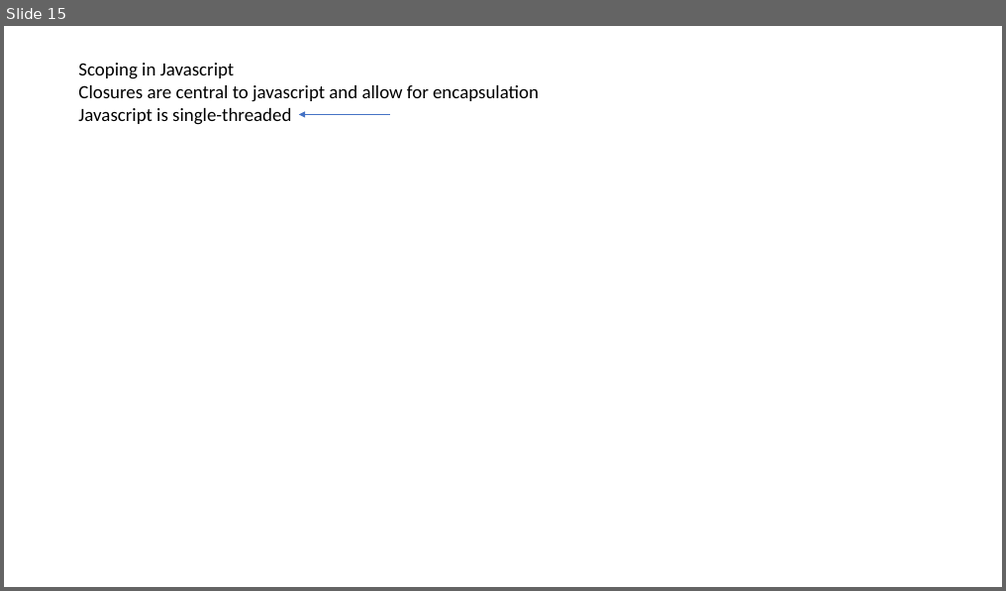
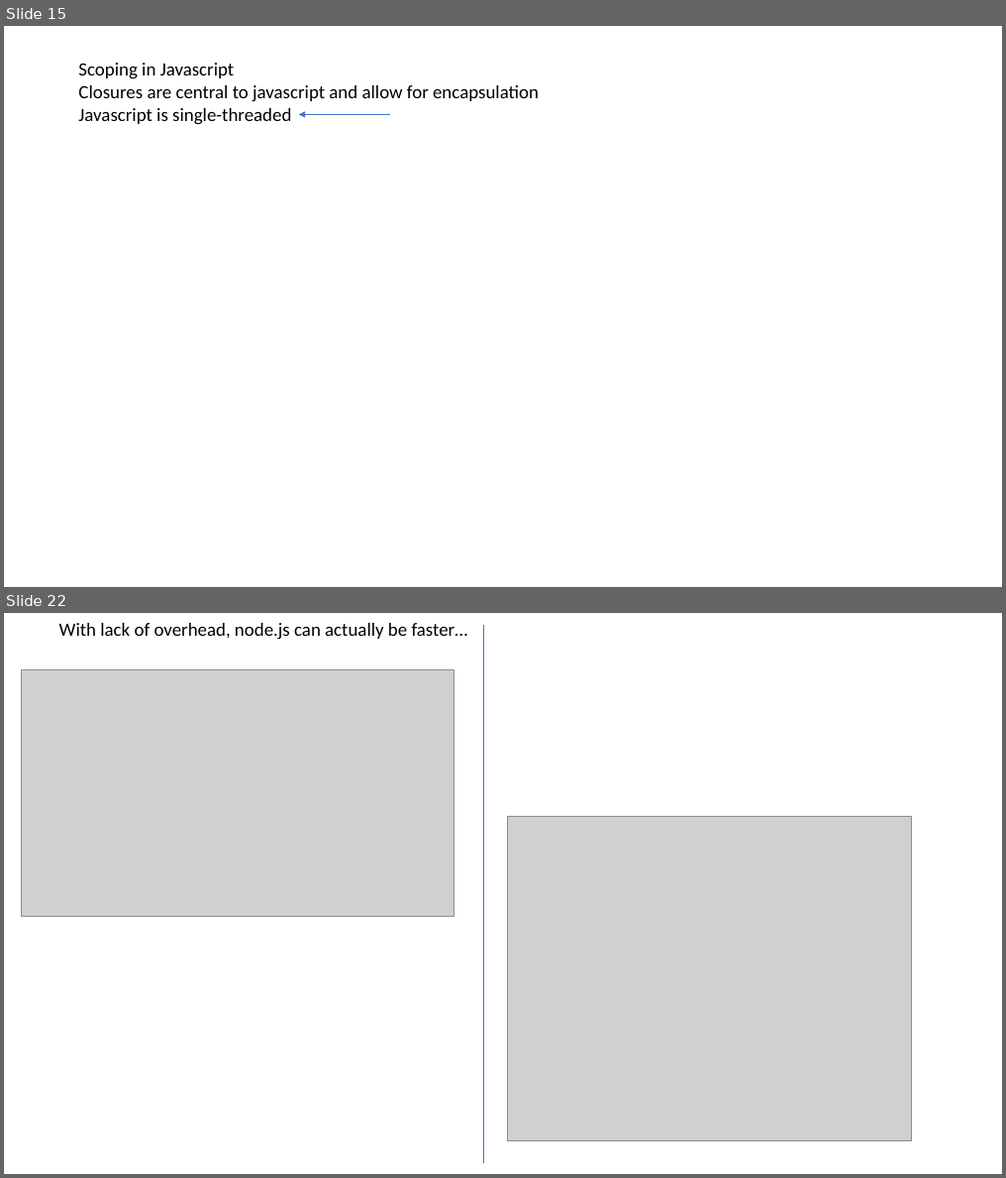
Before and after one commit to afodor/afodor.github.io, a slide deck: classes/prog2017/Prog3-Lecture25.pptx. Shown one above the other, each under a label of ours: slide 15 before the commit, slides 15 and 22 after it; the slides between them are not shown. The pictures are 1006x591 and 1006x1178 pixels, drawn with LibreOffice and Linux fonts; fonts in the diff are those of the drawing; grey boxes stand for pictures. Boxes give left, top, right and bottom in pixels: in the first picture for what was removed or moved away, otherwise in the second. Text is boxed around its words. In the diff, an @@ line names an element or a change of style, - is before the commit and + after.

```diff
--- a/classes/prog2017/Prog3-Lecture25.pptx
+++ b/classes/prog2017/Prog3-Lecture25.pptx
@@ slide 22 added at (x1=4, y1=613, x2=1002, y2=1174), background #FFFFFF @@
@@ text added at (x1=59, y1=623, x2=468, y2=640), 18 pt, text #000000 @@
+With lack of overhead, node.js can actually be faster…
@@ line added from (484, 625) to (484, 1163), #4472C4 0.5 pt @@
@@ picture added at (x1=21, y1=669, x2=454, y2=917) @@
@@ picture added at (x1=507, y1=817, x2=912, y2=1142) @@
```
Also in this commit, not shown: 1 slide changed, 5 other slides added.
